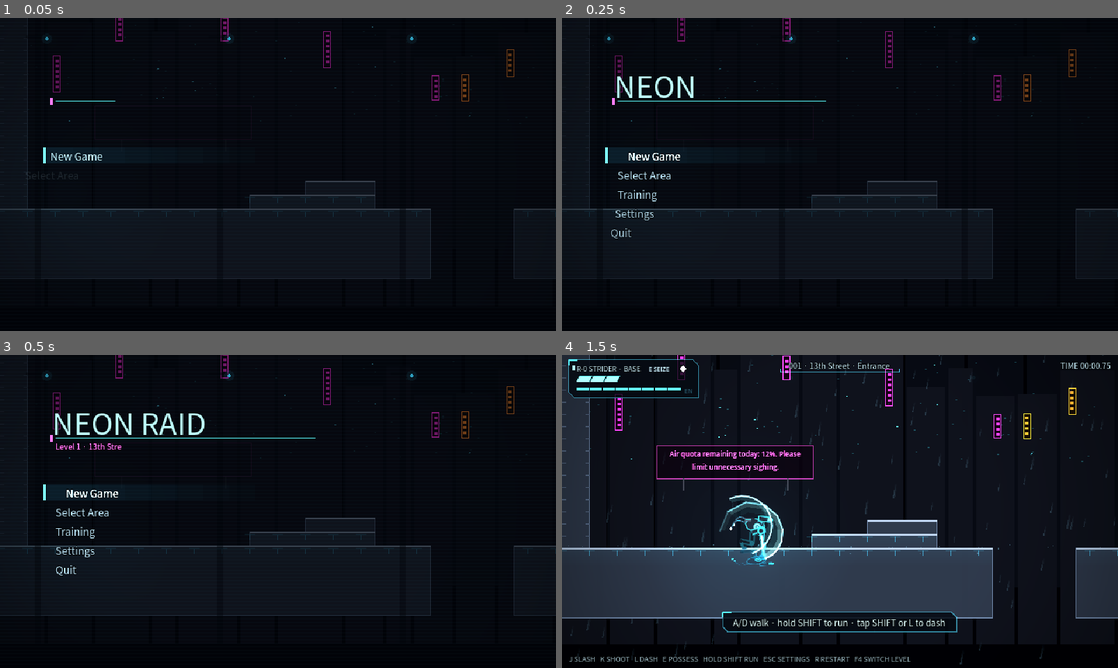
Above: before the commit, frames 1-4 (two rows, left to right).
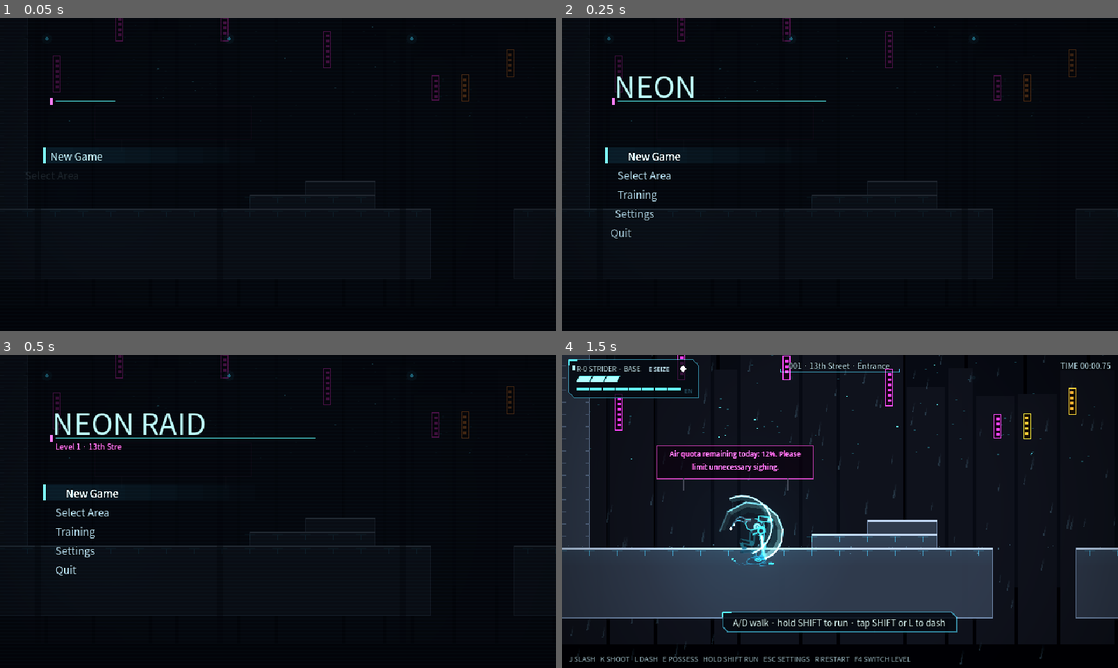
Above: after the commit, the same moments.

Repository: tntsgdi/NEON-RAID
Game: Godot game, scene res://scenes/main.tscn
The game is run twice, just before and just after one commit, with the same random seed, the same clock (stepped at 60 frames per second) and the same inputs.
Inputs (mouse positions are in pixels of both pictures, inside the frame that each line leads up to):
- Up to frame 1 (0.05 s): no input
- Up to frame 2 (0.25 s): no input
- Up to frame 3 (0.5 s): no input
- Up to frame 4 (1.5 s): tap Enter (ui_accept) at 0.5 s; move the mouse to (962, 495) at 0.52 s; hold D (move_right) from 0.53 s (still down); click (962, 495) at 0.6 s; tap Space (jump) at 0.77 s; right-click (962, 495) at 0.8 s; move the mouse to (728, 527) at 1.27 s; right-click (728, 527) at 1.35 s

The runs differ from the first frame. In frame 1, 0.9% of the frame differs, in the area x 2-93%, y 0-64%; in frame 2, 0.9%; in frame 3, 0.9%; in frame 4, nothing differs.

Commit message:
第 10 轮评审修复：重装机技能冷却、标题背景压暗

Diff:
--- a/scripts/combat/heavy_bot.gd
+++ b/scripts/combat/heavy_bot.gd
@@ -45,6 +45,11 @@
 var _slam_air := false
 var _ram_hit := {}
 var _grace := 0.6
+## 被夺后的技能冷却：冲撞 0.8 秒、砸地 1.2 秒（不让重装机变成无限推土机）
+var _ram_cd := 0.0
+var _slam_cd := 0.0
+const RAM_CD := 0.8
+const SLAM_CD := 1.2
 
 
 func _ready() -> void:
@@ -226,6 +231,8 @@
 	_flash = maxf(_flash - delta, 0.0)
 	_iframes = maxf(_iframes - delta, 0.0)
 	_grace = maxf(_grace - delta, 0.0)
+	_ram_cd = maxf(_ram_cd - delta, 0.0)
+	_slam_cd = maxf(_slam_cd - delta, 0.0)
 	velocity.y = minf(velocity.y + GRAVITY * delta, 900.0 if _slam_air else 650.0)
 	if controlled:
 		_controlled(delta)
@@ -336,13 +343,15 @@
 	if input.jump_pressed and is_on_floor():
 		velocity.y = -330.0  # 跳得很矮（约 34 像素）
 		Fx.dust(fx_parent, global_position, 0.0, 5)
-	if input.slash_pressed:
+	if input.slash_pressed and _ram_cd <= 0.0:
+		_ram_cd = RAM_CD
 		state = State.RAM
 		_t = 0.35
 		_ram_hit.clear()
 		Audio.play("dash", -4.0, 0.6)
 		get_tree().call_group("game", "impact", 2.0, Vector2(facing, 0))
-	elif input.shoot_pressed:
+	elif input.shoot_pressed and _slam_cd <= 0.0:
+		_slam_cd = SLAM_CD
 		if is_on_floor():
 			state = State.WINDUP_SLAM
 			_t = 0.22
--- a/scripts/ui/title_menu.gd
+++ b/scripts/ui/title_menu.gd
@@ -198,7 +198,7 @@
 
 func _draw() -> void:
 	var vp := get_viewport_rect().size
-	draw_rect(Rect2(Vector2.ZERO, vp), Color(0.01, 0.02, 0.04, 0.72))
+	draw_rect(Rect2(Vector2.ZERO, vp), Color(0.01, 0.02, 0.04, 0.84))
 	# 扫描线
 	var y := fmod(_t * 40.0, 4.0)
 	while y < vp.y:
Not shown, changed: design/TODO.md
